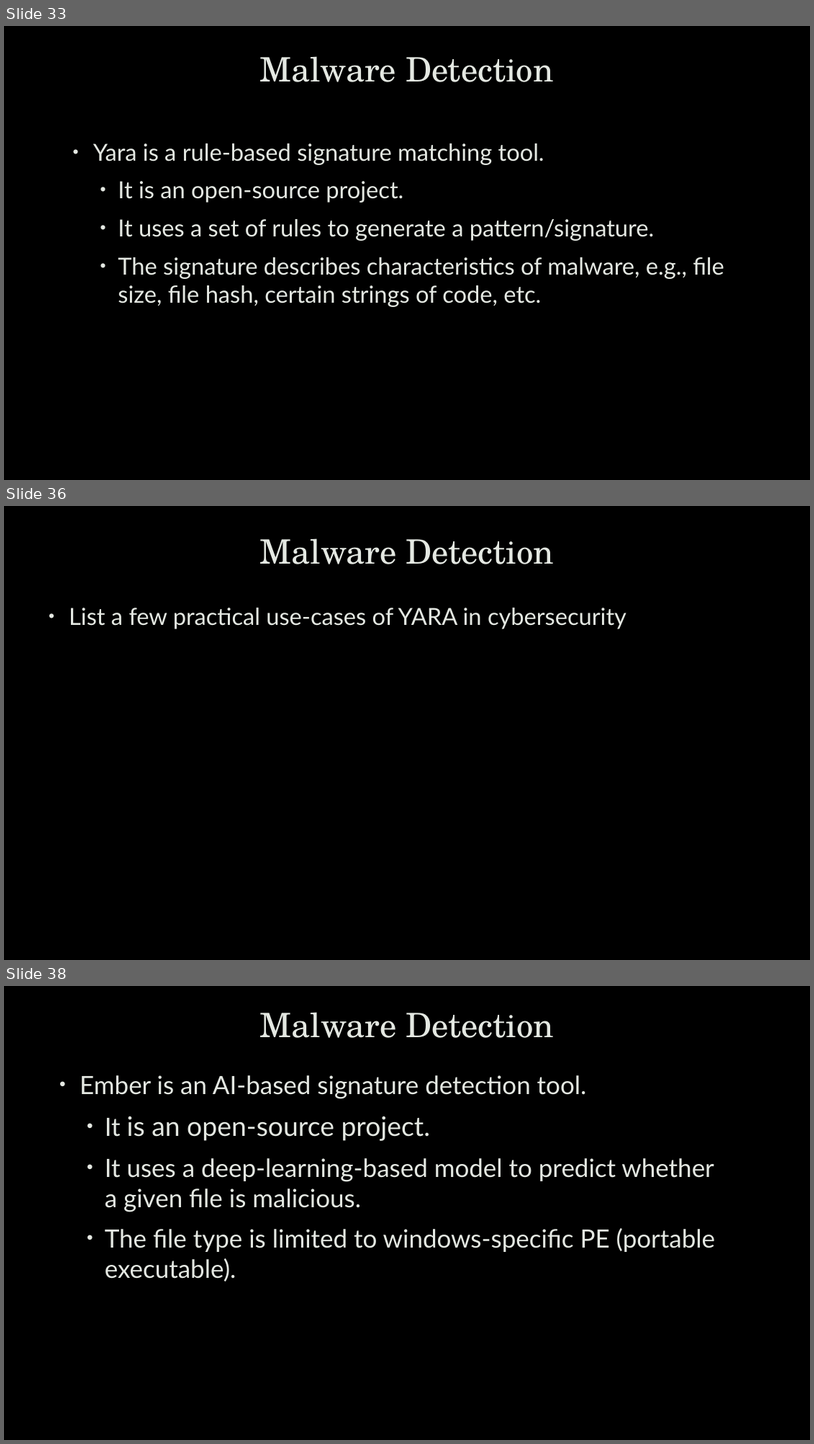
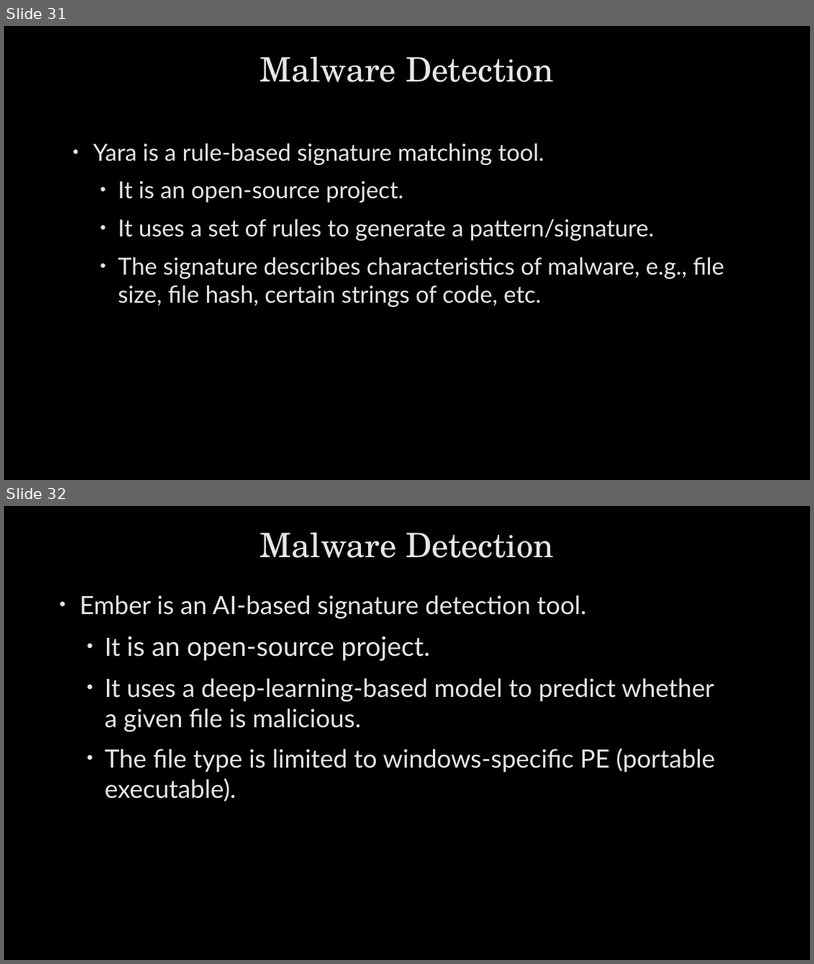
Before and after one commit to robert-mcknight/citx1003, a slide deck: cits1003-lecture_slides/CITS1003-5 Threats - exercises.pptx. Shown one above the other, each under a label of ours: slides 33, 36 and 38 before the commit, slides 31 and 32 after it; the slides between them are not shown. The pictures are 814x1444 and 814x964 pixels, drawn with LibreOffice and Linux fonts; fonts in the diff are those of the drawing; background and template pictures are left out. Boxes give left, top, right and bottom in pixels: in the first picture for what was removed or moved away, otherwise in the second. Text is boxed around its words. In the diff, an @@ line names an element or a change of style, - is before the commit and + after.

```diff
--- a/cits1003-lecture_slides/CITS1003-5 Threats - exercises.pptx
+++ b/cits1003-lecture_slides/CITS1003-5 Threats - exercises.pptx
@@ slide 36 removed at (4,506,810,960), background picture (left out) @@
@@ title removed at (260,538,555,564) @@
-Malware Detection
@@ text removed at (69,608,627,629) @@
-• List a few practical use-cases of YARA in cybersecurity
@@ what was slide 33 is now slide 31 @@
@@ what was slide 38 is now slide 32 @@
```
Also in this commit, not shown: 2 slides changed, 10 other slides removed, 7 other files.
